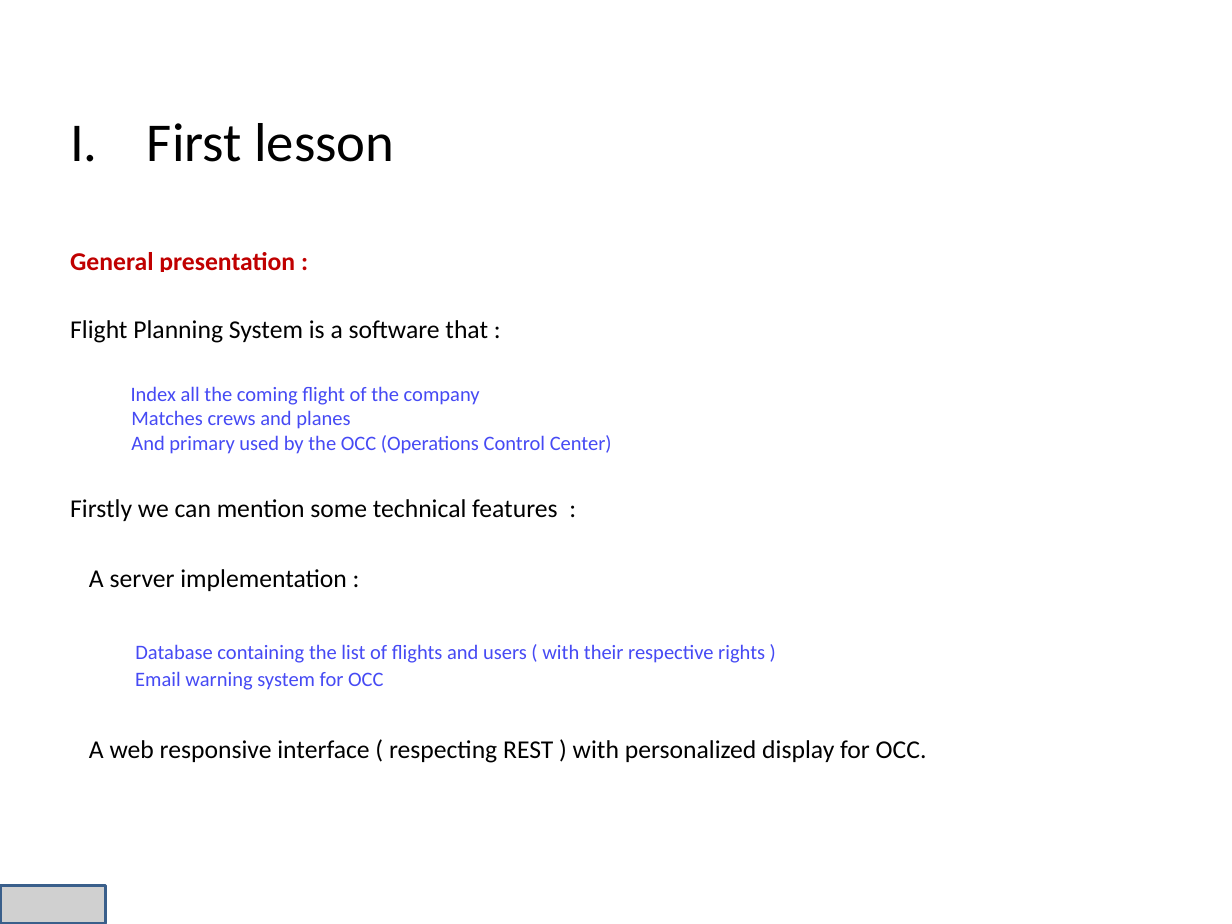
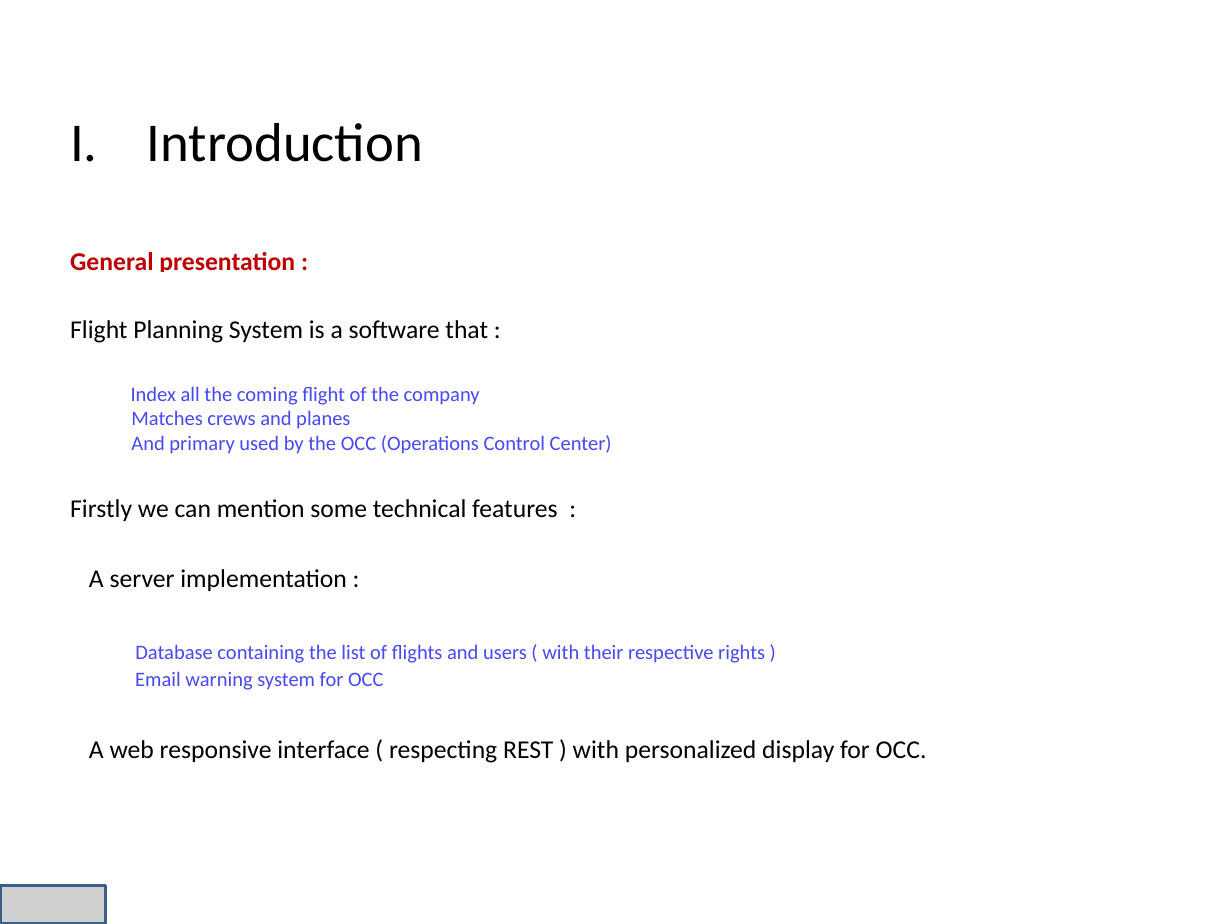
Before and after one commit to niss93/Preplane, a slide deck: slide 3 of Presentation.pptx (slide 4 before the commit). Drawn at 1232x924 pixels with LibreOffice and Linux fonts; fonts in the diff are those of the drawing; grey boxes stand for pictures; background and template pictures are left out. Boxes give left, top, right and bottom in pixels: in the first picture for what was removed or moved away, otherwise in the second. Text is boxed around its words. In the diff, an @@ line names an element or a change of style, - is before the commit and + after.

```diff
--- a/Presentation.pptx
+++ b/Presentation.pptx
@@ text at [147,123,423,162]: text changed @@
-I. First lesson
+I. Introduction
```
Also in this commit, not shown: 6 other slides changed, 5 slides added, 8 slides removed, 3 other files.
